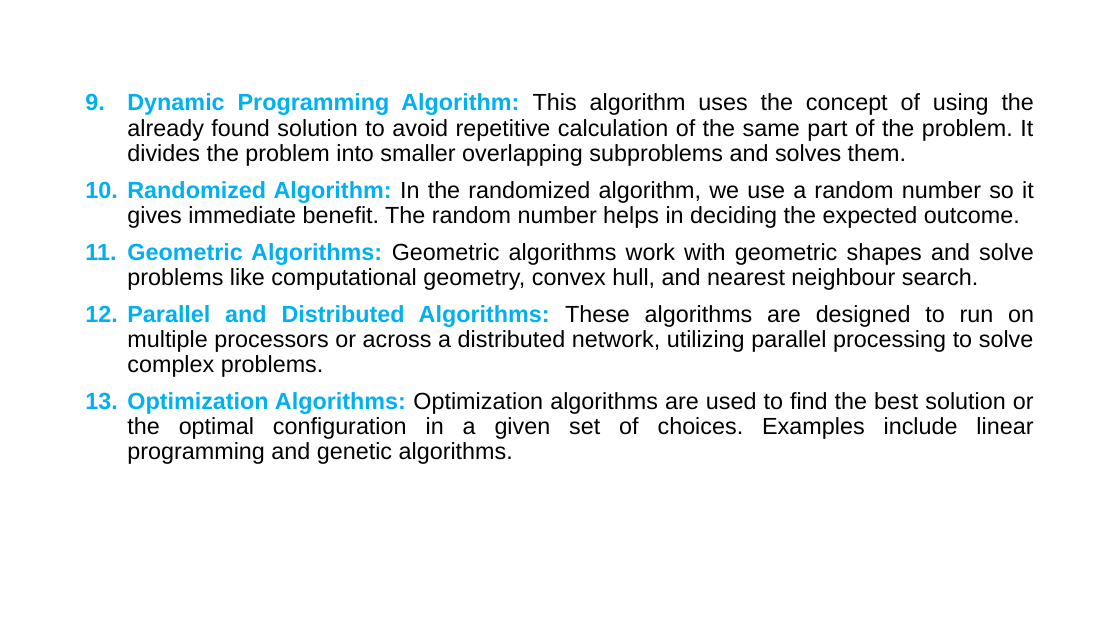
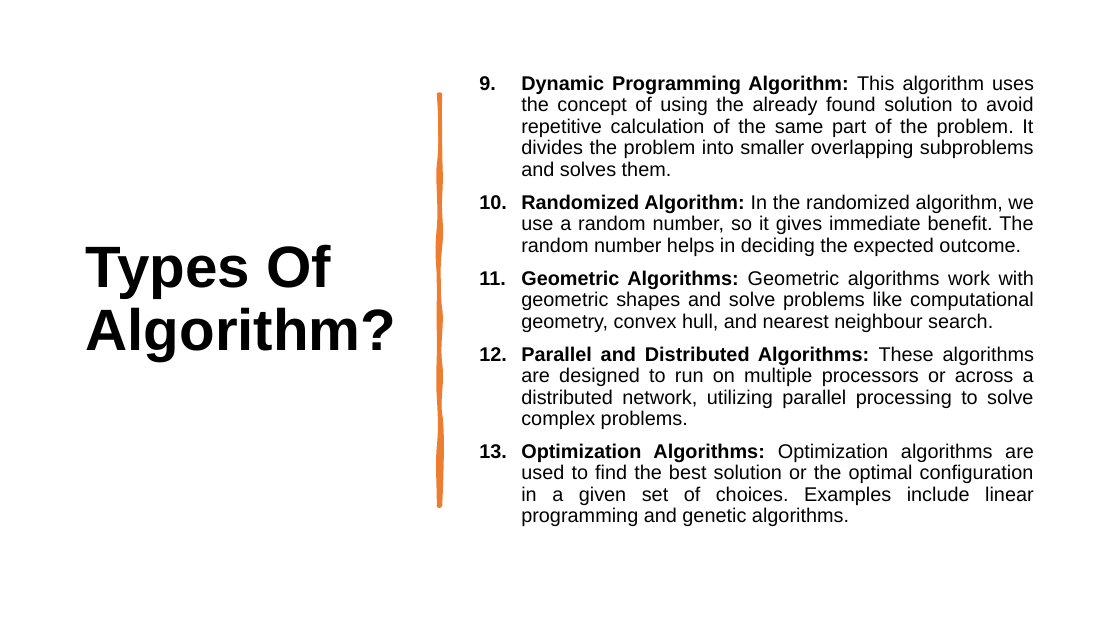
Before and after one commit to alaminbhuyan/DSA-In-Python, a slide deck: slide 7 of Design & Analysis Of Algorithm PDF/DAA.pptx. Drawn at 1120x630 pixels with LibreOffice and Linux fonts; fonts in the diff are those of the drawing. Boxes give left, top, right and bottom in pixels: in the first picture for what was removed or moved away, otherwise in the second. Text is boxed around its words. In the diff, an @@ line names an element or a change of style, - is before the commit and + after.

```diff
--- a/Design & Analysis Of Algorithm PDF/DAA.pptx
+++ b/Design & Analysis Of Algorithm PDF/DAA.pptx
@@ text "Dynamic Programming Algorithm: This algorithm ...": place and size @@
-text "Dynamic Programming Algorithm: This algorithm ..." at box(127, 93, 1034, 464)
+text "Dynamic Programming Algorithm: This algorithm ..." at box(521, 75, 1035, 526)
@@ text "Dynamic Programming Algorithm: This algorithm ..." at box(521, 75, 1035, 526): vertical alignment top to middle @@
@@ text at box(521, 75, 1035, 526): size 20 to 17 pt in "Dynamic Programming Algorithm: This algorithm uses the ...", "Geometric Algorithms: Geometric algorithms work with geometr ...", "Parallel and Distributed Algorithms: These algorithms are ...", "Optimization Algorithms: Optimization algorithms are used to ..."; text colour #00B0F0 to #000000 in "Dynamic Programming Algorithm:", "Geometric Algorithms:", "Parallel and Distributed Algorithms:", "Optimization Algorithms:" @@
@@ freeform shape added at box(439, 94, 440, 506), fill #ED7D31, outline #ED7D31 3.25 pt @@
@@ text at box(521, 194, 1033, 256): text changed; size 20 to 17 pt @@
-10. Randomized Algorithm: In the randomized algorithm, we use a random number so it gives immediate benefit. The random number helps in deciding the expected outcome.
+10. Randomized Algorithm: In the randomized algorithm, we use a random number, so it gives immediate benefit. The random number helps in deciding the expected outcome.
@@ title added at box(86, 244, 397, 360), 50 pt, text #000000, bold @@
+Types Of Algorithm?
```
Also in this commit, not shown: 29 other slides changed.
